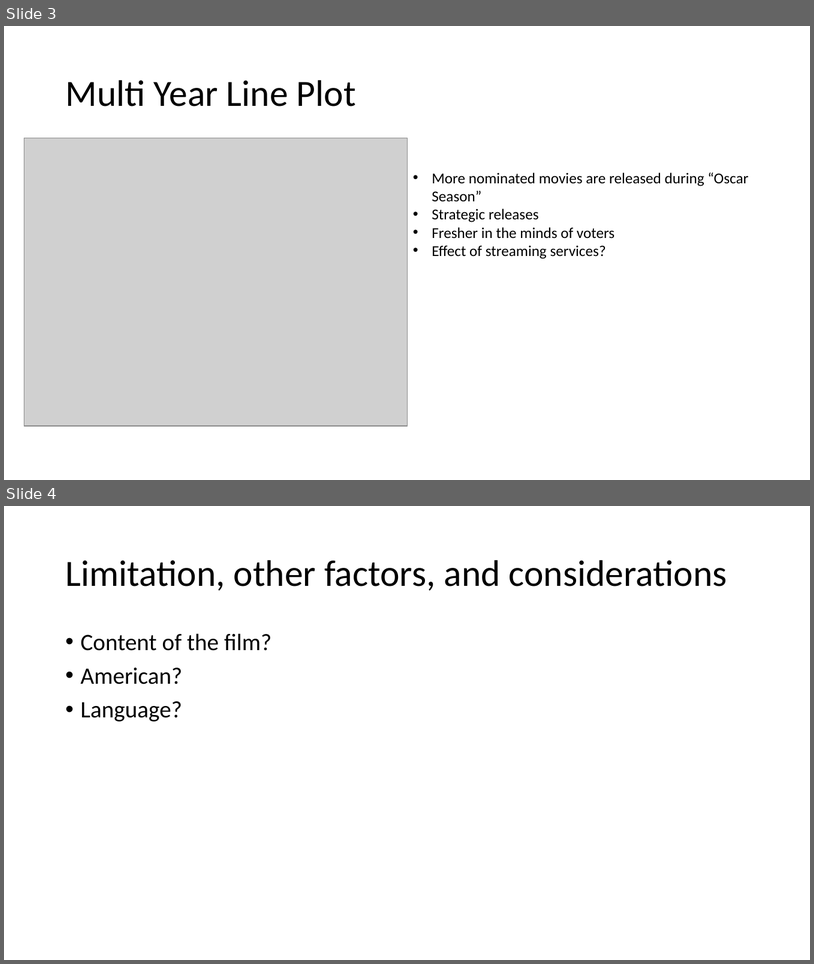
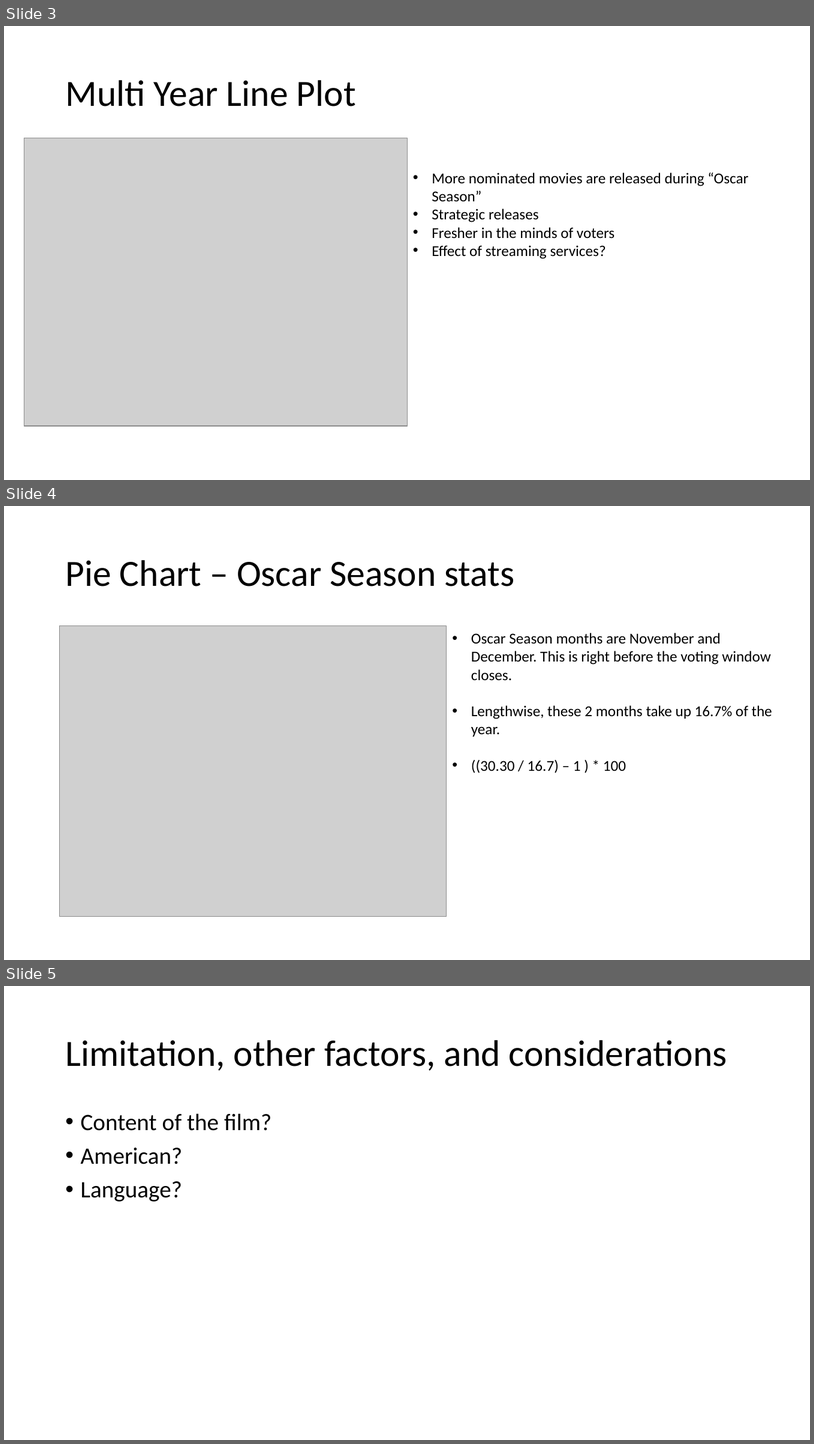
Before and after one commit to jamieah80/group-project-one, a slide deck: DD slides.pptx. Shown one above the other, each under a label of ours: slides 3 and 4 before the commit, slides 3, 4 and 5 after it. The pictures are 814x964 and 814x1444 pixels, drawn with LibreOffice and Linux fonts; fonts in the diff are those of the drawing; grey boxes stand for pictures. Boxes give left, top, right and bottom in pixels: in the first picture for what was removed or moved away, otherwise in the second. Text is boxed around its words. In the diff, an @@ line names an element or a change of style, - is before the commit and + after.

```diff
--- a/DD slides.pptx
+++ b/DD slides.pptx
@@ slide 4 added at [4, 506, 810, 960], background #FFFFFF @@
@@ title added at [65, 560, 515, 586], 44 pt, text #000000 @@
+Pie Chart – Oscar Season stats
@@ picture added at [60, 626, 447, 916] @@
@@ text added at [471, 633, 773, 773], 18 pt, text #000000 @@
+• Oscar Season months are November and December. This is right before the voting window closes.
+• Lengthwise, these 2 months take up 16.7% of the year.
+• ((30.30 / 16.7) – 1 ) * 100
@@ what was slide 4 is now slide 5 @@
```
Also in this commit, not shown: 1 other file.
